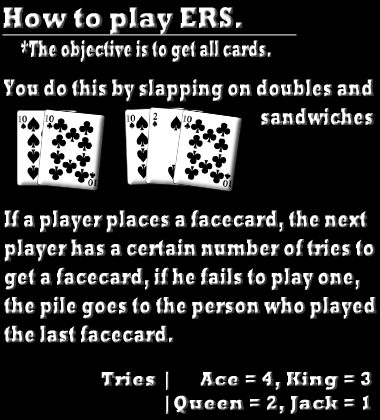
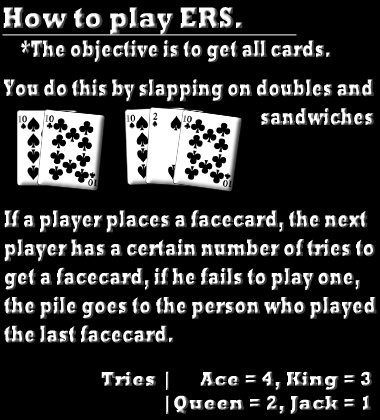
Before/after of a 380px x 420px layered artwork. What changed in the layer stack:
painted on "*The objective is to get all cards." over (21, 40, 331, 63)
